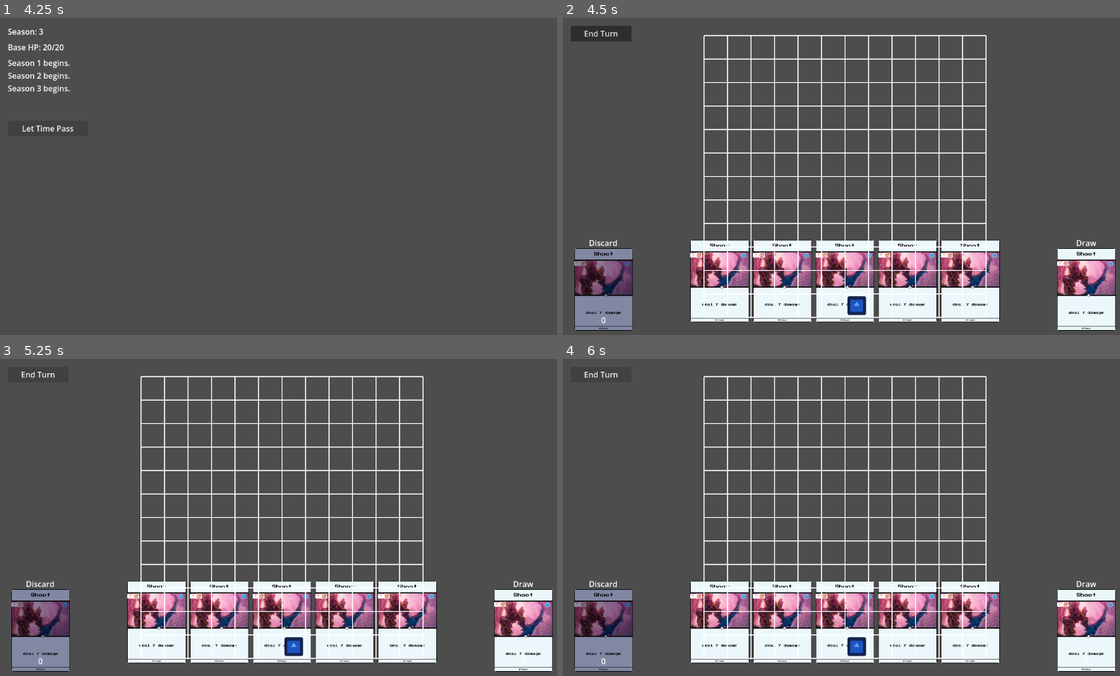
Above: before the commit, frames 1-4 (two rows, left to right).
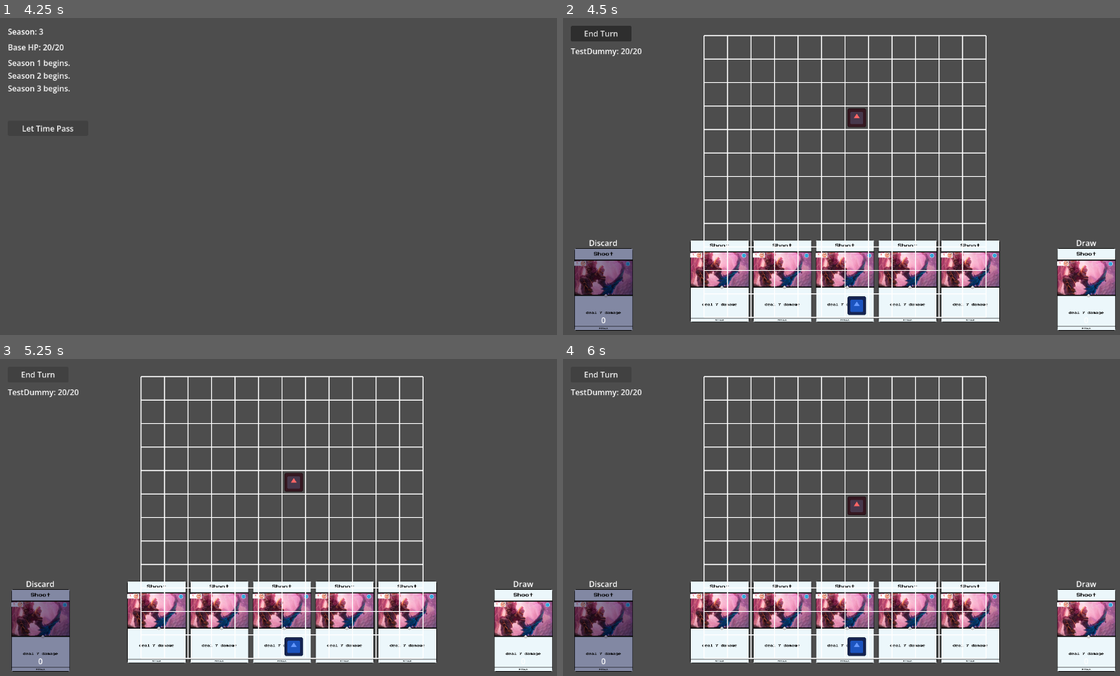
Above: after the commit, the same moments.

Repository: kshipp-gif/MEXXX
Game: Godot game, scene res://scenes/Main.tscn
Two runs of this game, one before a commit and one after it. Both use one fixed random seed, a clock stepped at 60 frames per second and the inputs below. The engine's default icon, where the game draws it, is replaced by a stand-in: a white triangle on a blue panel in a dark square.
Inputs (mouse positions are in pixels of both pictures, inside the frame that each line leads up to):
- Up to frame 1 (4.25 s): click "New Game" at 0.5 s; click "Start Run" at 1.25 s; click "Let Time Pass" at 2 s; click "Let Time Pass" at 2.75 s; click "Let Time Pass" at 3.5 s
- Up to frame 2 (4.5 s): tap Enter at 4.25 s; move the mouse to (969, 160) at 4.27 s; click (969, 160) at 4.42 s
- Up to frame 3 (5.25 s): click "End Turn" at 5 s
- Up to frame 4 (6 s): click "End Turn" at 5.75 s

Frame 1 is identical in both runs. In frame 2, 0.2% of the frame differs, in the area x 1-55%, y 9-35%; in frame 3, 0.3%, in the area x 1-55%, y 9-42%; in frame 4, 0.2%.

Commit message:
feat(combat): Add enemy targeting and movement behaviors
- Add tile hover highlighting during target selection with brighter yellow color
- Implement target_selection_started event handler to highlight enemy tiles
- Add MoveTowardMechBehavior for basic enemy AI pathfinding toward mech
- Refactor HandManager card effect processing to handle targeting before movement
- Add _prompt_target_selection method for interactive enemy selection
- Create EnemyHealthDisplay component for enemy health visualization
- Add TestDummy scene for combat testing
- Update Broadsword cards with new effect configurations
- Improve BattlefieldGrid input handling for mouse motion during selection
- Enable sequential effect prompting (target selection → movement → effects)

Diff:
--- a/components/BattlefieldGrid.gd
+++ b/components/BattlefieldGrid.gd
@@ -30,7 +30,9 @@
 ## Tile selection state
 var _selecting: bool = false
 var _valid_tiles: Array[Vector2i] = []
+var _hovered_tile: Vector2i = Vector2i(-1, -1)
 const HIGHLIGHT_COLOR: Color = Color(1.0, 1.0, 0.0, 0.3)  # yellow, semi-transparent
+const HOVER_COLOR: Color = Color(1.0, 1.0, 0.0, 0.6)  # brighter yellow for hovered tile
 
 
 ## Lifecycle — subscribe to EventBus events when entering the tree.
@@ -38,6 +40,7 @@
 	EventBus.subscribe("unit_placed", _on_unit_placed)
 	EventBus.subscribe("unit_moved", _on_unit_moved)
 	EventBus.subscribe("tile_selection_started", _on_tile_selection_started)
+	EventBus.subscribe("target_selection_started", _on_target_selection_started)
 	EventBus.subscribe("tile_selection_completed", _on_tile_selection_ended)
 	EventBus.subscribe("tile_selection_cancelled", _on_tile_selection_ended)
 
@@ -47,6 +50,7 @@
 	EventBus.unsubscribe("unit_placed", _on_unit_placed)
 	EventBus.unsubscribe("unit_moved", _on_unit_moved)
 	EventBus.unsubscribe("tile_selection_started", _on_tile_selection_started)
+	EventBus.unsubscribe("target_selection_started", _on_target_selection_started)
 	EventBus.unsubscribe("tile_selection_completed", _on_tile_selection_ended)
 	EventBus.unsubscribe("tile_selection_cancelled", _on_tile_selection_ended)
 
@@ -78,6 +82,13 @@
 		var delta: Vector2 = event.position - _pan_start
 		position += delta
 		_pan_start = event.position
+	elif event is InputEventMouseMotion and _selecting:
+		# Track hovered tile for highlight feedback.
+		var local_pos: Vector2 = (event.position - position) / scale
+		var grid_pos := Vector2i(int(local_pos.x / tile_size), int(local_pos.y / tile_size))
+		if grid_pos != _hovered_tile:
+			_hovered_tile = grid_pos
+			queue_redraw()
 
 
 ## Handler for unit_placed events.
@@ -124,6 +135,26 @@
 func _on_tile_selection_ended(_payload: Dictionary) -> void:
 	_selecting = false
 	_valid_tiles.clear()
+	_hovered_tile = Vector2i(-1, -1)
+	queue_redraw()
+
+
+## Handler for target_selection_started — highlight tiles with enemies.
+func _on_target_selection_started(_payload: Dictionary) -> void:
+	if battlefield_manager == null:
+		return
+
+	_valid_tiles.clear()
+	# Find all tiles occupied by enemies (not the mech).
+	for x in range(battlefield_manager.grid_width):
+		for y in range(battlefield_manager.grid_height):
+			var pos := Vector2i(x, y)
+			var unit_id: StringName = battlefield_manager.get_unit_at(pos)
+			if unit_id != &"" and unit_id != &"mech":
+				_valid_tiles.append(pos)
+
+	_selecting = true
+	_hovered_tile = Vector2i(-1, -1)
 	queue_redraw()
 
 
@@ -211,7 +242,10 @@
 	if _selecting:
 		for tile in _valid_tiles:
 			var rect := Rect2(tile.x * tile_size, tile.y * tile_size, tile_size, tile_size)
-			draw_rect(rect, HIGHLIGHT_COLOR, true)
+			if tile == _hovered_tile:
+				draw_rect(rect, HOVER_COLOR, true)
+			else:
+				draw_rect(rect, HIGHLIGHT_COLOR, true)
 
 
 ## Create and position a unit sprite on the grid.
--- /dev/null
+++ b/components/enemy_behaviors/MoveTowardMechBehavior.gd
@@ -0,0 +1,34 @@
+## Moves the enemy one tile toward the Mech each turn (Chebyshev step).
+extends EnemyBehavior
+class_name MoveTowardMechBehavior
+
+func decide(context: Dictionary) -> void:
+	var enemy = context["enemy"]
+	var mech = context["mech"]
+	var bm = context["battlefield_manager"]
+
+	var unit_id: StringName = enemy.name
+	var current_pos: Vector2i = bm.get_position(unit_id)
+	var mech_pos: Vector2i = bm.get_position(&"mech")
+
+	# Already adjacent or on top of mech — don't move.
+	if bm.tile_distance(current_pos, mech_pos) <= 1:
+		return
+
+	# Compute direction toward mech (one step in each axis).
+	var dx: int = signi(mech_pos.x - current_pos.x)
+	var dy: int = signi(mech_pos.y - current_pos.y)
+
+	# Try diagonal first, then cardinal directions.
+	var candidates: Array[Vector2i] = []
+	if dx != 0 and dy != 0:
+		candidates.append(Vector2i(current_pos.x + dx, current_pos.y + dy))
+	if dx != 0:
+		candidates.append(Vector2i(current_pos.x + dx, current_pos.y))
+	if dy != 0:
+		candidates.append(Vector2i(current_pos.x, current_pos.y + dy))
+
+	for dest in candidates:
+		if bm.is_tile_free(dest):
+			bm.move_unit(unit_id, dest)
+			return
--- a/components/managers/HandManager.gd
+++ b/components/managers/HandManager.gd
@@ -78,26 +78,45 @@
 		"battlefield_manager": battlefield_manager
 	}
 
-	# Check if card has ranged multi-tile effects that need tile selection
-	var needs_tile_selection: bool = false
-	if source_item != null and source_item.has_tag("ranged"):
-		for effect in card.effects:
-			if effect is MultiTileEffect:
-				needs_tile_selection = true
-				break
-
-	# Also trigger tile selection for movement effects (player picks destination)
-	if not needs_tile_selection:
-		for effect in card.effects:
-			if effect is MoveEffect:
-				needs_tile_selection = true
-				break
-
-	# If ranged multi-tile, prompt tile selection
-	if needs_tile_selection:
+	# Determine what selections are needed based on card flags and effects.
+	var needs_movement: bool = false
+	for effect in card.effects:
+		if effect is MoveEffect:
+			needs_movement = true
+			break
+
+	# Handle selections in effect order.
+	# Walk through effects to determine prompt order.
+	var target_prompted: bool = false
+	var movement_prompted: bool = false
+
+	for effect in card.effects:
+		# If we hit a damage/status effect and card is TARGETABLE, prompt for target.
+		if not target_prompted and card.target_mode == Enums.TargetMode.TARGETABLE:
+			if effect is DamageEffect or effect is MultiHitDamageEffect or effect is ScalingDamageEffect or effect is StackDamageEffect or effect is ThresholdDamageEffect or effect is MultiHitStatusEffect or (effect is ApplyStatusEffect and effect.target_type == "target"):
+				var selected_tile: Vector2i = await _prompt_target_selection(context)
+				if selected_tile == Vector2i(-1, -1):
+					ap_manager.grant(card.ap_cost)
+					return false
+				var target_node: Node = battlefield_manager.get_unit_node_at(selected_tile)
+				if target_node != null:
+					context["target"] = target_node
+					context["target_pos"] = selected_tile
+				target_prompted = true
+
+		# If we hit a MoveEffect, prompt for movement tile.
+		if not movement_prompted and effect is MoveEffect:
+			var move_tile: Vector2i = await _prompt_tile_selection(card, context)
+			if move_tile == Vector2i(-1, -1):
+				ap_manager.grant(card.ap_cost)
+				return false
+			context["target_pos"] = move_tile
+			movement_prompted = true
+
+	# AOE mode: prompt for tile placement (ranged multi-tile effects).
+	if card.target_mode == Enums.TargetMode.AOE:
 		var selected_tile: Vector2i = await _prompt_tile_selection(card, context)
 		if selected_tile == Vector2i(-1, -1):
-			# Selection cancelled — refund resources
 			ap_manager.grant(card.ap_cost)
 			if source_item != null and source_item.has_tag("ammo") and source_item.max_ammo > 0:
 				source_item.current_ammo += 1
@@ -210,3 +229,31 @@
 	EventBus.unsubscribe("tile_selection_cancelled", on_cancelled)
 	print("  _wait_for_tile_selection: resolved with %s" % str(state[1]))
 	return state[1]
+
+## Prompt the player to select an enemy target.
+## Emits target_selection_started so the grid highlights enemy tiles.
+## Returns the selected tile, or Vector2i(-1, -1) if cancelled.
+func _prompt_target_selection(context: Dictionary) -> Vector2i:
+	var caster_pos: Vector2i = battlefield_manager.get_position(context["caster_id"])
+
+	# Emit event so BattlefieldGrid highlights enemy tiles.
+	EventBus.emit("target_selection_started", {
+		"caster_pos": caster_pos
+	})
+
+	# Wait for player to click an enemy tile.
+	var selected_tile: Vector2i = await _wait_for_tile_selection()
+
+	if selected_tile == Vector2i(-1, -1):
+		EventBus.emit("tile_selection_cancelled", {})
+		return selected_tile
+
+	# Validate that the selected tile has an enemy on it.
+	var unit_id: StringName = battlefield_manager.get_unit_at(selected_tile)
+	if unit_id == &"" or unit_id == &"mech":
+		# Not a valid enemy — retry.
+		EventBus.emit("tile_selection_rejected", { "reason": "no_enemy" })
+		return await _prompt_target_selection(context)
+
+	EventBus.emit("tile_selection_completed", { "tile": selected_tile })
+	return selected_tile
--- a/data/Card.gd
+++ b/data/Card.gd
@@ -12,6 +12,9 @@
 
 ## Broad category of the card (ATTACK, DEFENSE, MOVEMENT, UTILITY, COMBO).
 @export var card_type: Enums.CardType = Enums.CardType.UTILITY
+
+## Targeting mode: NOT_TARGETABLE (no selection), TARGETABLE (pick enemy), AOE (pick tile for area).
+@export var target_mode: Enums.TargetMode = Enums.TargetMode.NOT_TARGETABLE
 
 ## Drop rarity of the card's source item.
 @export var rarity: Enums.Rarity = Enums.Rarity.COMMON
--- a/data/Enums.gd
+++ b/data/Enums.gd
@@ -2,6 +2,7 @@
 ## Registered as an autoload so these enums are accessible globally via Enums.Rarity, etc.
 extends Node
 
-enum Rarity    { COMMON, UNCOMMON, RARE, LEGENDARY }
-enum CardType  { ATTACK, DEFENSE, MOVEMENT, UTILITY, COMBO }
-enum SlotType  { ARM, LEG, BACK, HEAD }
+enum Rarity      { COMMON, UNCOMMON, RARE, LEGENDARY }
+enum CardType    { ATTACK, DEFENSE, MOVEMENT, UTILITY, COMBO }
+enum SlotType    { ARM, LEG, BACK, HEAD }
+enum TargetMode  { NOT_TARGETABLE, TARGETABLE, AOE }
--- a/data/cards/broadsword_lunge.tres
+++ b/data/cards/broadsword_lunge.tres
@@ -19,5 +19,6 @@
 ap_cost = 2
 card_type = 4
 range_value = 1
+target_mode = 1
 effects = Array[Resource]([SubResource("Resource_rem4t"), SubResource("Resource_q5uda")])
 metadata/_custom_type_script = "uid://bo26t0p6qc7mu"
--- a/data/cards/broadsword_riposte.tres
+++ b/data/cards/broadsword_riposte.tres
@@ -18,5 +18,6 @@
 display_name = "Riposte"
 ap_cost = 2
 card_type = 0
+target_mode = 1
 effects = Array[Resource]([SubResource("Resource_3jp7y"), SubResource("Resource_lbsd4")])
 metadata/_custom_type_script = "uid://bo26t0p6qc7mu"
--- a/data/cards/broadsword_slash.tres
+++ b/data/cards/broadsword_slash.tres
@@ -18,5 +18,6 @@
 display_name = "Slash"
 ap_cost = 1
 card_type = 0
+target_mode = 1
 effects = Array[Resource]([SubResource("Resource_kv0k0"), SubResource("Resource_7cpss")])
 metadata/_custom_type_script = "uid://bo26t0p6qc7mu"
--- a/data/cards/broadsword_strike.tres
+++ b/data/cards/broadsword_strike.tres
@@ -12,5 +12,6 @@
 display_name = "Strike"
 ap_cost = 5
 card_type = 0
+target_mode = 1
 effects = Array[Resource]([SubResource("Resource_naujv")])
 metadata/_custom_type_script = "uid://bo26t0p6qc7mu"
--- /dev/null
+++ b/nodes/TestDummy.tscn
@@ -0,0 +1,16 @@
+[gd_scene load_steps=4 format=3]
+
+[ext_resource type="Script" path="res://nodes/Enemy.gd" id="1_enscr"]
+[ext_resource type="Script" path="res://components/enemy_behaviors/MoveTowardMechBehavior.gd" id="2_movbeh"]
+[ext_resource type="Script" path="res://components/managers/StatusEffectManager.gd" id="3_semgr"]
+
+[sub_resource type="Resource" id="Resource_move"]
+script = ExtResource("2_movbeh")
+
+[node name="TestDummy" type="Node2D"]
+script = ExtResource("1_enscr")
+max_hp = 20
+behaviors = Array[EnemyBehavior]([SubResource("Resource_move")])
+
+[node name="StatusEffectManager" type="Node" parent="."]
+script = ExtResource("3_semgr")
--- a/scenes/CombatScene.gd
+++ b/scenes/CombatScene.gd
@@ -29,6 +29,9 @@
 		$BattlefieldManager.grid_width = 12
 		$BattlefieldManager.grid_height = 12
 		$BattlefieldManager.place_unit(&"mech", Vector2i(6, 11), $Mech)
+		# Place test enemy on the grid.
+		if $Enemies/TestDummy != null:
+			$BattlefieldManager.place_unit(&"TestDummy", Vector2i(6, 3), $Enemies/TestDummy)
 
 	# Subscribe DeckManager to slot_changed so it rebuilds the deck on equip changes.
 	EventBus.subscribe("slot_changed", _on_slot_changed)
@@ -93,3 +96,33 @@
 	# Discard remaining hand cards before the enemy turn begins.
 	$HandManager.end_turn()
 	$CombatTurnManager.end_player_turn()
+
+## Check each frame if any enemy has died; remove from grid and respawn a new one.
+func _process(_delta: float) -> void:
+	for enemy in $Enemies.get_children():
+		if enemy.has_method("is_alive") and not enemy.is_alive():
+			_respawn_enemy(enemy)
+
+## Remove a dead enemy from the grid and spawn a fresh TestDummy.
+func _respawn_enemy(dead_enemy: Node) -> void:
+	var unit_id: StringName = dead_enemy.name
+	# Remove from grid display.
+	$BattlefieldManager._positions.erase(unit_id)
+	$BattlefieldManager._unit_nodes.erase(unit_id)
+	$GridLayer/BattlefieldGrid.remove_unit_sprite(unit_id)
+
+	# Remove from CombatTurnManager's enemy list.
+	$CombatTurnManager.enemies.erase(dead_enemy)
+
+	# Free the dead enemy node.
+	dead_enemy.queue_free()
+
+	# Spawn a new TestDummy.
+	var dummy_scene: PackedScene = load("res://nodes/TestDummy.tscn")
+	var new_dummy: Node = dummy_scene.instantiate()
+	new_dummy.name = "TestDummy"
+	$Enemies.add_child(new_dummy)
+
+	# Place on grid at starting position.
+	$BattlefieldManager.place_unit(&"TestDummy", Vector2i(6, 3), new_dummy)
+	$CombatTurnManager.enemies.append(new_dummy)
--- a/scenes/CombatScene.tscn
+++ b/scenes/CombatScene.tscn
@@ -11,6 +11,8 @@
 [ext_resource type="PackedScene" uid="uid://bwk62crwbt37i" path="res://TestCard.tscn" id="8_testcard"]
 [ext_resource type="PackedScene" path="res://scenes/CardInspectPanel.tscn" id="9_cip"]
 [ext_resource type="Script" path="res://scenes/StatusDisplay.gd" id="11_sd"]
+[ext_resource type="PackedScene" path="res://nodes/TestDummy.tscn" id="12_td"]
+[ext_resource type="Script" path="res://scenes/EnemyHealthDisplay.gd" id="13_ehd"]
 
 [node name="CombatScene" type="Node" unique_id=1160832317]
 script = ExtResource("2_cscn")
@@ -38,6 +40,8 @@
 
 [node name="Enemies" type="Node" parent="." unique_id=689412361]
 
+[node name="TestDummy" parent="Enemies" instance=ExtResource("12_td")]
+
 [node name="UI" type="CanvasLayer" parent="." unique_id=50470713]
 
 [node name="EndTurnButton" type="Button" parent="UI" unique_id=1718544569]
@@ -58,6 +62,14 @@
 offset_bottom = 200.0
 horizontal_alignment = 2
 script = ExtResource("11_sd")
+
+[node name="EnemyHealthDisplay" type="Label" parent="UI"]
+layout_mode = 0
+offset_left = 16.0
+offset_top = 56.0
+offset_right = 250.0
+offset_bottom = 200.0
+script = ExtResource("13_ehd")
 
 [node name="HandDisplay" type="Node2D" parent="UI" unique_id=467561784]
 script = ExtResource("7_hdisp")
--- /dev/null
+++ b/scenes/EnemyHealthDisplay.gd
@@ -0,0 +1,26 @@
+## EnemyHealthDisplay — shows enemy HP in the top-left area below the End Turn button.
+## Updates every frame to reflect current health values.
+extends Label
+
+func _ready() -> void:
+	# Position below the End Turn button.
+	offset_left = 16.0
+	offset_top = 56.0
+	offset_right = 250.0
+	offset_bottom = 200.0
+
+func _process(_delta: float) -> void:
+	var enemies_node: Node = get_node_or_null("/root/Main/GameViewportContainer/GameViewport/CombatScene/Enemies")
+	if enemies_node == null:
+		text = ""
+		return
+
+	var lines: Array[String] = []
+	for enemy in enemies_node.get_children():
+		if "hp" in enemy and "max_hp" in enemy:
+			var armor_str: String = ""
+			if "armor" in enemy and enemy.armor > 0:
+				armor_str = " [Armor: %d]" % enemy.armor
+			lines.append("%s: %d/%d%s" % [enemy.name, enemy.hp, enemy.max_hp, armor_str])
+
+	text = "\n".join(lines) if lines.size() > 0 else ""
Not shown, added: components/effects/StackDamageEffect.gd.uid
Not shown, added: components/enemy_behaviors/MoveTowardMechBehavior.gd.uid
Not shown, added: scenes/EnemyHealthDisplay.gd.uid
